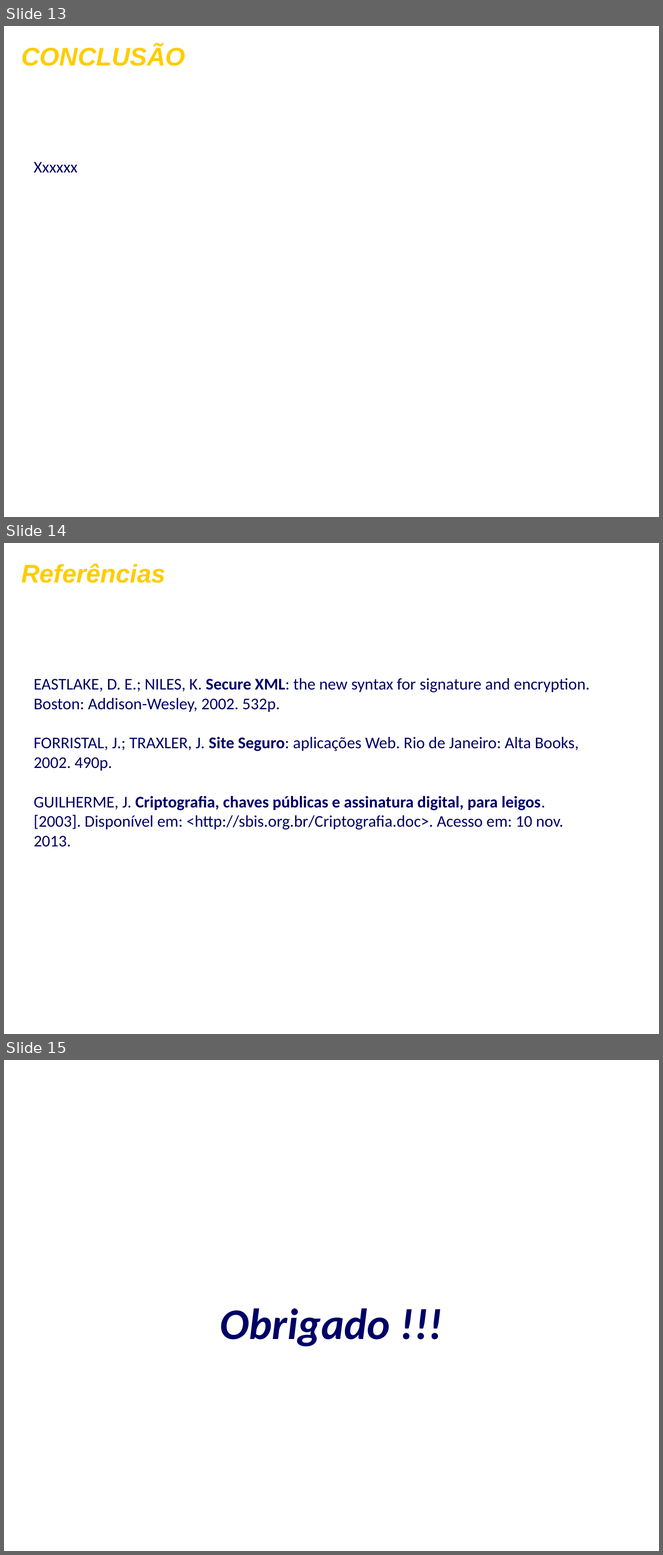
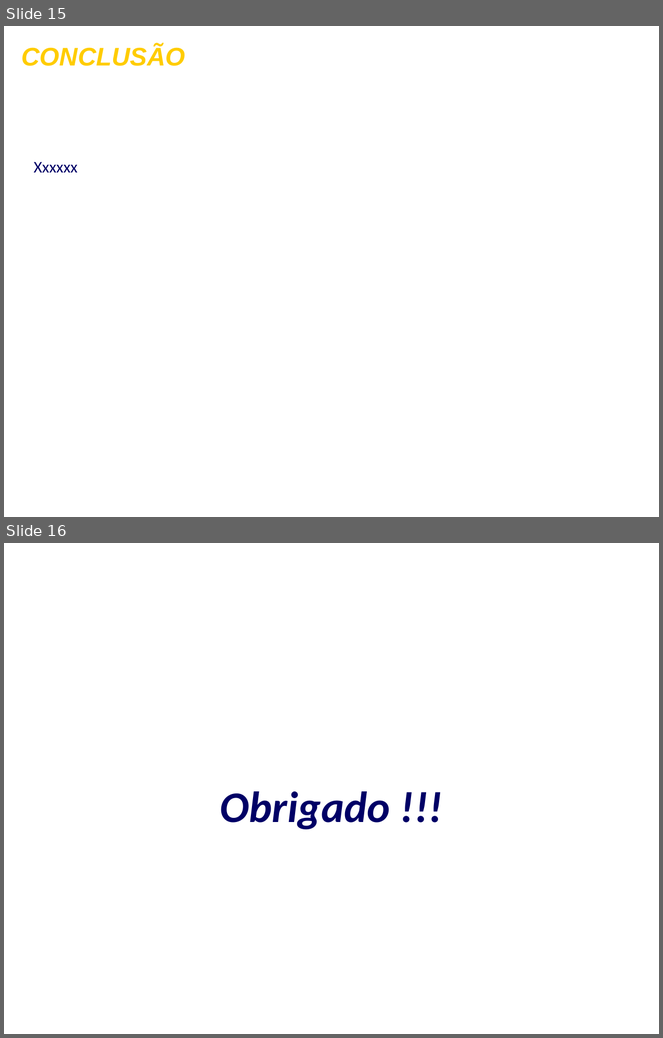
Before and after one commit to FrancescoBeghelli/TrabalhoES, a slide deck: ApresentaçãoFormatada.ppt. Shown one above the other, each under a label of ours: slides 13, 14 and 15 before the commit, slides 15 and 16 after it. The pictures are 663x1555 and 663x1038 pixels, drawn with LibreOffice and Linux fonts; fonts in the diff are those of the drawing; background and template pictures are left out. Boxes give left, top, right and bottom in pixels: in the first picture for what was removed or moved away, otherwise in the second. Text is boxed around its words. In the diff, an @@ line names an element or a change of style, - is before the commit and + after.

```diff
--- a/ApresentaçãoFormatada.ppt
+++ b/ApresentaçãoFormatada.ppt
@@ slide 14 removed at [4, 543, 659, 1034], background picture (left out) @@
@@ text removed at [21, 563, 166, 583] @@
-Referências
@@ text removed at [34, 678, 590, 847] @@
-EASTLAKE, D. E.; NILES, K. Secure XML: the new syntax for signature and encryption. Boston: Addison-Wesley, 2002. 532p.
-FORRISTAL, J.; TRAXLER, J. Site Seguro: aplicações Web. Rio de Janeiro: Alta Books, 2002. 490p.
-GUILHERME, J. Criptografia, chaves públicas e assinatura digital, para leigos. [2003]. Disponível em: <http://sbis.org.br/Criptografia.doc>. Acesso em: 10 nov. 2013.
@@ what was slide 13 is now slide 15 @@
@@ what was slide 15 is now slide 16 @@
```
Also in this commit, not shown: 2 slides changed, 3 slides added, 1 other slide removed.
